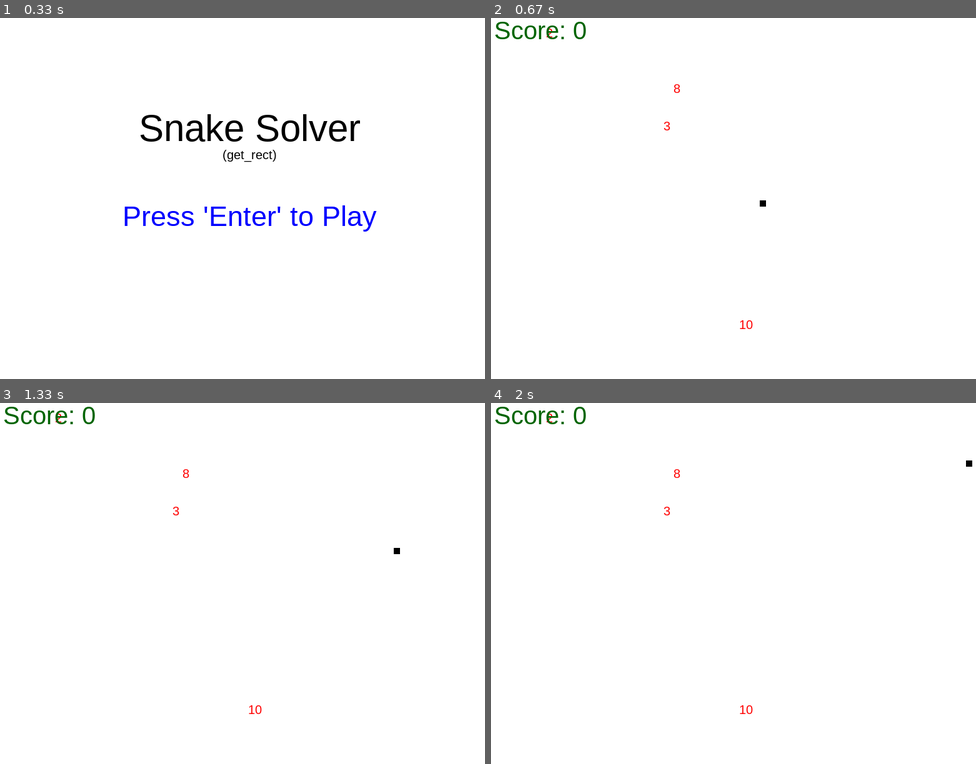
Above: before the commit, frames 1-4 (two rows, left to right).
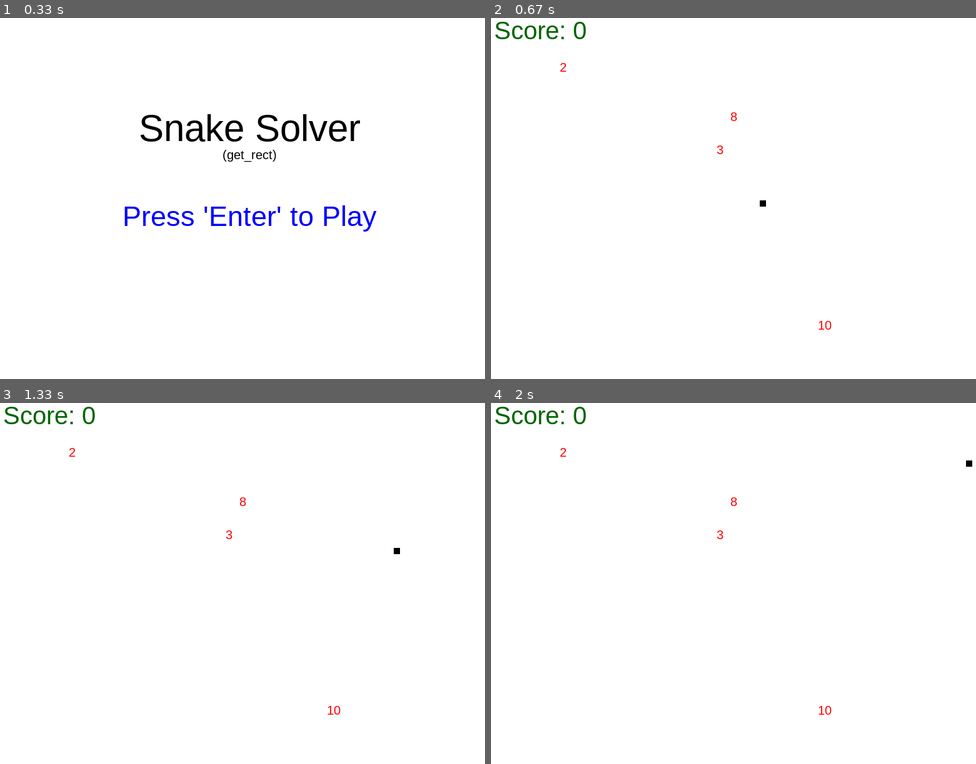
Above: after the commit, the same moments.

Repository: texascloud/gamejam
Game: pygame game, started from menu.py
Two runs of this game, one before a commit and one after it. Both use one fixed random seed, a clock stepped at 60 frames per second and the inputs below.
Inputs:
- Up to frame 1 (0.33 s): no input
- Up to frame 2 (0.67 s): tap Enter at 0.33 s
- Up to frame 3 (1.33 s): hold Up from 1.17 s (still down)
- Up to frame 4 (2 s): release Up at 1.63 s; hold Right from 1.67 s (still down)

Frame 1 is identical in both runs. In frame 2, 0.2% of the frame differs, in the area x 11-71%, y 2-87%; in frame 3, 0.2%; in frame 4, 0.2%.

Commit message:
fixed collision and made sure rect apples won't spawn on top of each other or too close to the edges or on top of the snake

Diff:
--- a/game.py
+++ b/game.py
@@ -1,7 +1,6 @@
 import sys, pygame, random
 from pygame.locals import *
 def main():
-	#pygame.init()
 
 	pygame.display.set_caption('Snake Solver')
 	size = width, height = 800, 600
@@ -11,8 +10,6 @@
 	x_speed = snakeSize
 	y_speed = 0
 	newEquation = True
-	#pygame.mixer.music.load('cooks.mp3')
-	#pygame.mixer.music.play()
 
 
 	black = 0, 0, 0
@@ -34,7 +31,9 @@
 		numList = []
 
 		for i in range(amount):
-			applepos = pygame.Rect(  random.randint(img_size, 590), random.randint(img_size, 590), img_size, img_size )
+			applepos = pygame.Rect(  random.randint(img_size, width - img_size), random.randint(img_size + 55, height - img_size), img_size, img_size )
+			while applepos.collidelist(numList) != -1 or applepos.collidelist(snake) != -1:
+				applepos = pygame.Rect(  random.randint(img_size, width), random.randint(img_size, height), img_size, img_size )
 			#add code here to check if the applepos rect collides with the snake, if so generate a new one until it no longer collides
 			numList.append(applepos)
 		return numList
Not shown, changed: game.pyc
